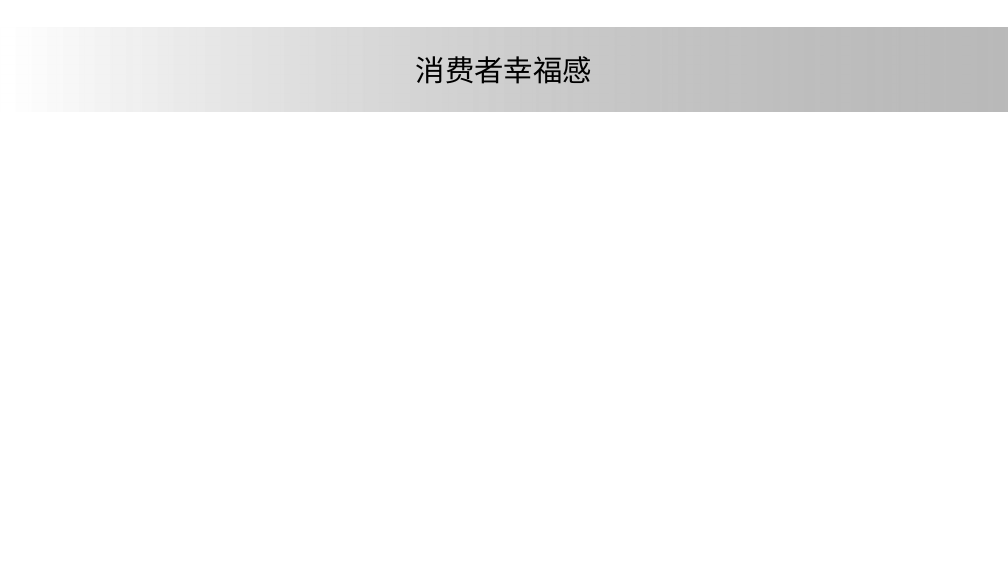
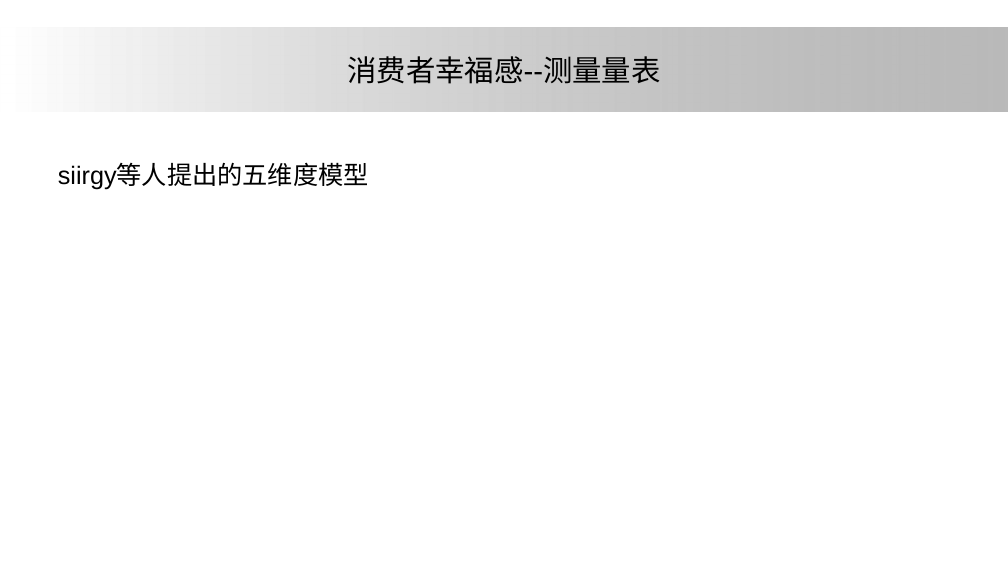
Before and after one commit to ElsaLuo/-, a slide deck: slide 12 of 我的坚果云/研究生搞学术/大论文/论文汇报/one.pptx (slide 8 before the commit). Drawn at 1008x567 pixels with LibreOffice and Linux fonts; fonts in the diff are those of the drawing; background and template pictures are left out. Boxes give left, top, right and bottom in pixels: in the first picture for what was removed or moved away, otherwise in the second. Text is boxed around its words. In the diff, an @@ line names an element or a change of style, - is before the commit and + after.

```diff
--- a/我的坚果云/研究生搞学术/大论文/论文汇报/one.pptx
+++ b/我的坚果云/研究生搞学术/大论文/论文汇报/one.pptx
@@ title at bbox=[347, 56, 660, 84]: text changed @@
-消费者幸福感
+消费者幸福感--测量量表
@@ text added at bbox=[58, 163, 369, 189], 24 pt, text #000000 @@
+siirgy等人提出的五维度模型
```
Also in this commit, not shown: 4 other slides changed, 10 slides added.
